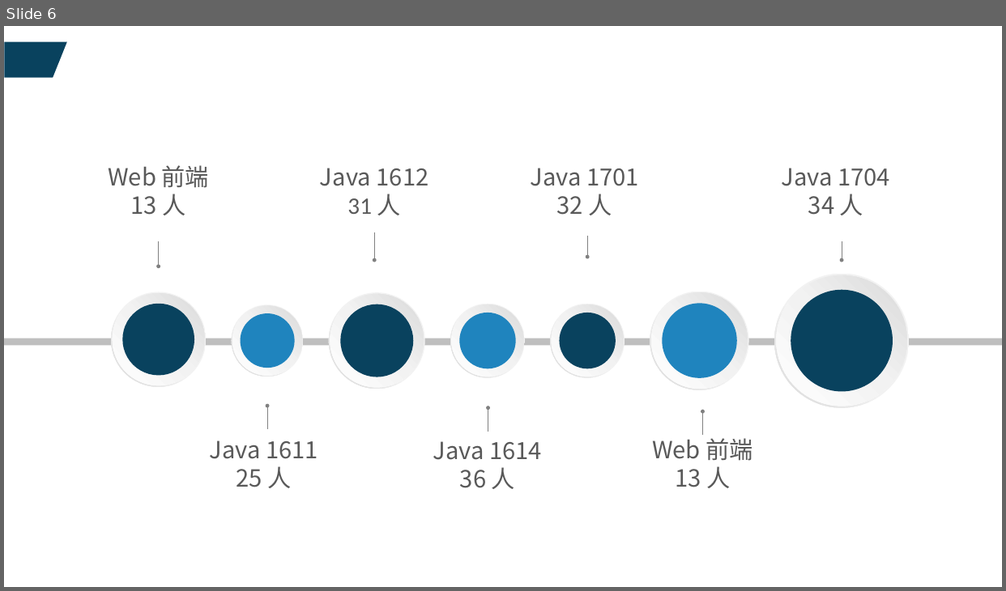
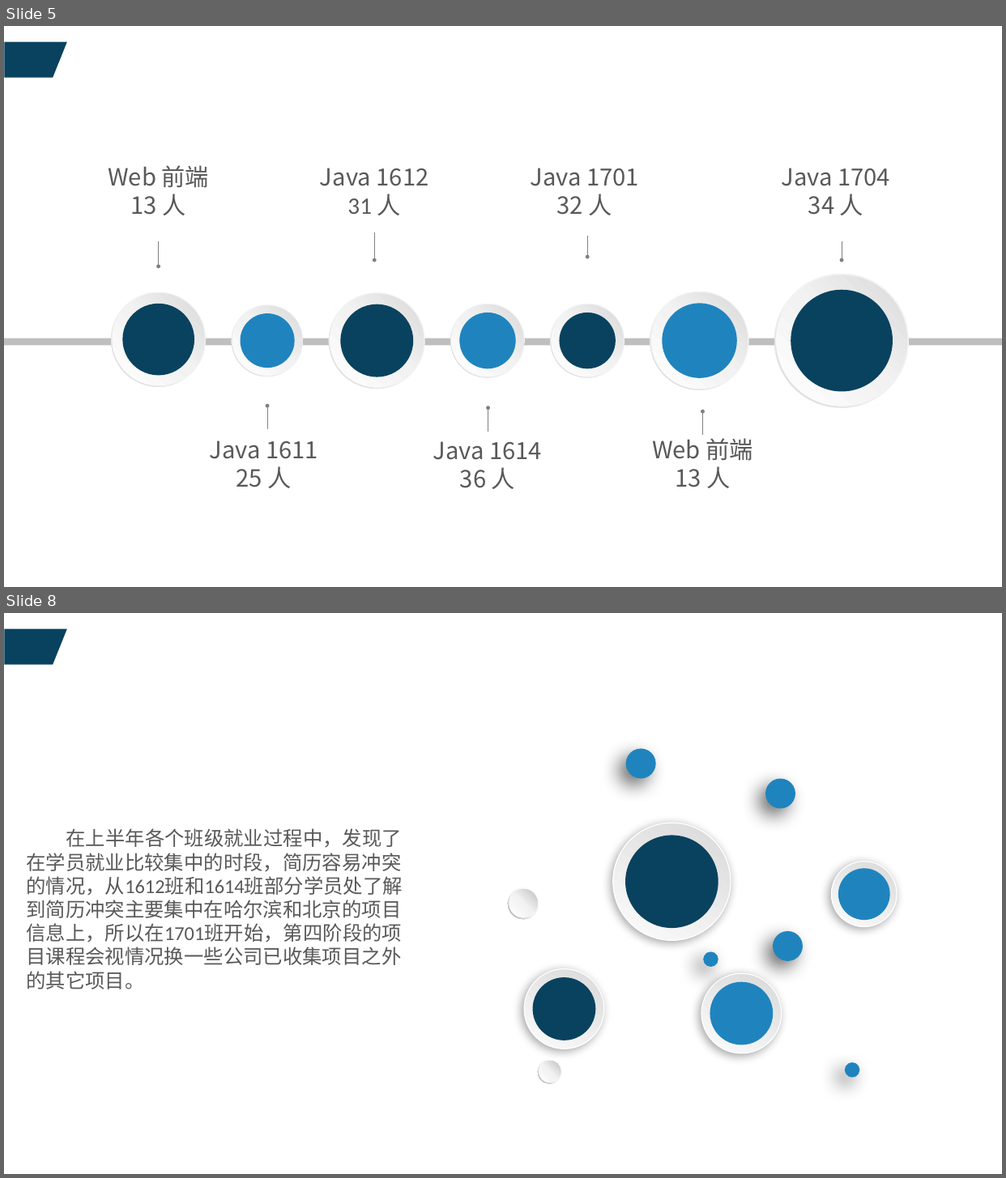
Before and after one commit to Ovaphlow/ovaphlow-config.files, a slide deck: 王绪楠.pptx. Shown one above the other, each under a label of ours: slide 6 before the commit, slides 5 and 8 after it; the slides between them are not shown. The pictures are 1006x591 and 1006x1178 pixels, drawn with LibreOffice and Linux fonts; fonts in the diff are those of the drawing; background and template pictures are left out. Boxes give left, top, right and bottom in pixels: in the first picture for what was removed or moved away, otherwise in the second. Text is boxed around its words. In the diff, an @@ line names an element or a change of style, - is before the commit and + after.

```diff
--- a/王绪楠.pptx
+++ b/王绪楠.pptx
@@ slide 8 added at (x1=4, y1=613, x2=1002, y2=1174), background picture (left out) @@
@@ freeform shape added at (x1=4, y1=628, x2=66, y2=664), fill #09425E @@
@@ ellipse added at (x1=626, y1=748, x2=655, y2=778), fill #1F84BE @@
@@ ellipse added at (x1=765, y1=778, x2=795, y2=808), fill #1F84BE @@
@@ text added at (x1=26, y1=828, x2=403, y2=990), 20 pt, text #595959 @@
+在上半年各个班级就业过程中，发现了在学员就业比较集中的时段，简历容易冲突的情况，从1612班和1614班部分学员处了解到简历冲突主要集中在哈尔滨和北京的项目信息上，所以在1701班开始，第四阶段的项目课程会视情况换一些公司已收集项目之外的其它项目。
@@ ellipse added at (x1=613, y1=823, x2=731, y2=941), fill gradient #D9D9D9 to #FCFCFC, outline #D9D9D9 1 pt @@
@@ ellipse added at (x1=626, y1=835, x2=718, y2=928), fill #09425E @@
@@ ellipse added at (x1=832, y1=862, x2=897, y2=926), fill gradient #D9D9D9 to #FCFCFC, outline #D9D9D9 1 pt @@
@@ ellipse added at (x1=838, y1=868, x2=890, y2=920), fill #1F84BE @@
@@ donut added at (x1=508, y1=888, x2=539, y2=919), fill gradient #FFFFFF to #F2F2F2 to #A6A6A6 @@
@@ ellipse added at (x1=509, y1=889, x2=538, y2=918), fill gradient #FFFFFF to #F2F2F2 to #BFBFBF @@
@@ ellipse added at (x1=703, y1=952, x2=718, y2=967), fill #1F84BE @@
@@ ellipse added at (x1=773, y1=931, x2=803, y2=961), fill #1F84BE @@
@@ ellipse added at (x1=524, y1=969, x2=604, y2=1050), fill gradient #D9D9D9 to #FCFCFC, outline #D9D9D9 1 pt @@
@@ ellipse added at (x1=701, y1=973, x2=782, y2=1054), fill gradient #D9D9D9 to #FCFCFC, outline #D9D9D9 1 pt @@
@@ ellipse added at (x1=533, y1=977, x2=596, y2=1041), fill #09425E @@
@@ ellipse added at (x1=710, y1=982, x2=774, y2=1046), fill #1F84BE @@
@@ donut added at (x1=538, y1=1060, x2=562, y2=1084), fill gradient #FFFFFF to #F2F2F2 to #A6A6A6 @@
@@ ellipse added at (x1=539, y1=1061, x2=561, y2=1083), fill gradient #FFFFFF to #F2F2F2 to #BFBFBF @@
@@ ellipse added at (x1=845, y1=1063, x2=860, y2=1078), fill #1F84BE @@
@@ what was slide 6 is now slide 5 @@
```
Also in this commit, not shown: 3 slides changed, 4 other slides added, 2 slides removed, 1 other file.
